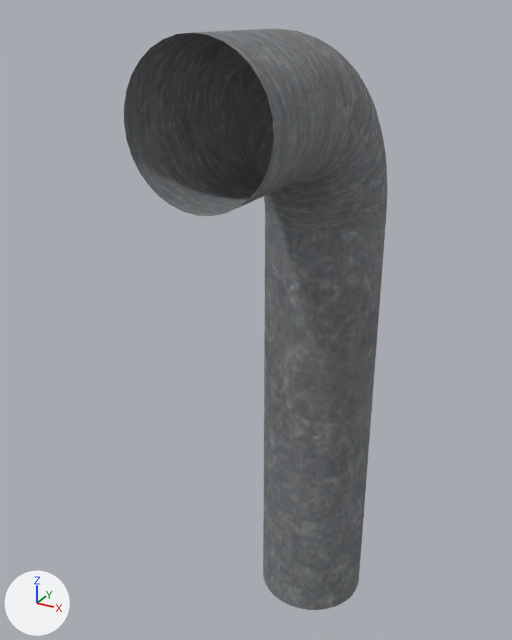
Before and after pictures for a commit that changed the glTF model scenes/scenery_1.glb.
Rendered twice from a camera (50 mm lens) standing at (4.79, -7.21, 1.42) and looking at (-0.63, 2.64, -3.51). The axes (+X, +Y, +Z) are drawn at lower left. The lights are the same throughout. Where no turn or scale is listed for an object, it has been applied to the vertices. Vertices at the same position are counted once.
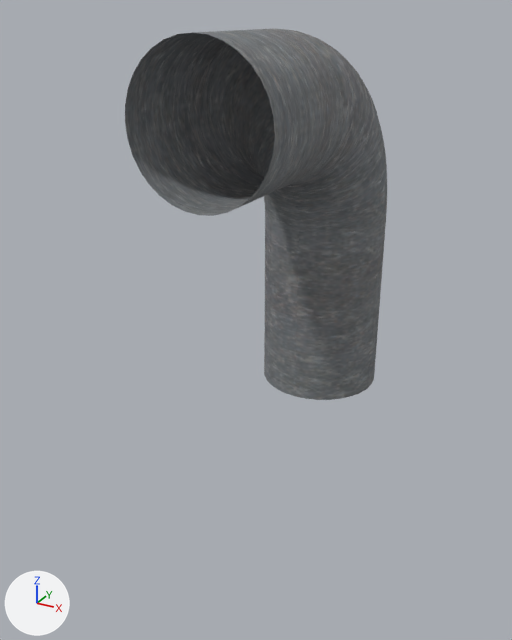
The newer file is also turned or shifted as a whole; pictures and numbers use the older file's frame.

The change in detail:
me_circle has 608 vertices, 1152 faces and spans x -1.06..1.06, y 0.0..5.07, z -10.0..1.17.
me_circle is used by ob_circle; location (0.0, 0.0, 0.0).
me_circle part 1: all 32 vertices in x -1.06..1.06, y 2.96..5.07, z -10.0 are moved by (0.0, 0.0, 5.0).

Where the change shows, as pixel boxes (x1, y1, x2, y2) in the pictures (512 x 640 px; the box of a moved part takes in the faces that stretch with it):
'Circle', reshaped (36% shorter)
    before: (124, 28, 387, 610)
    after: (125, 28, 387, 400)
part 1 of me_circle, moved or reshaped
    before: (263, 217, 386, 610)
    after: (264, 217, 386, 400)
